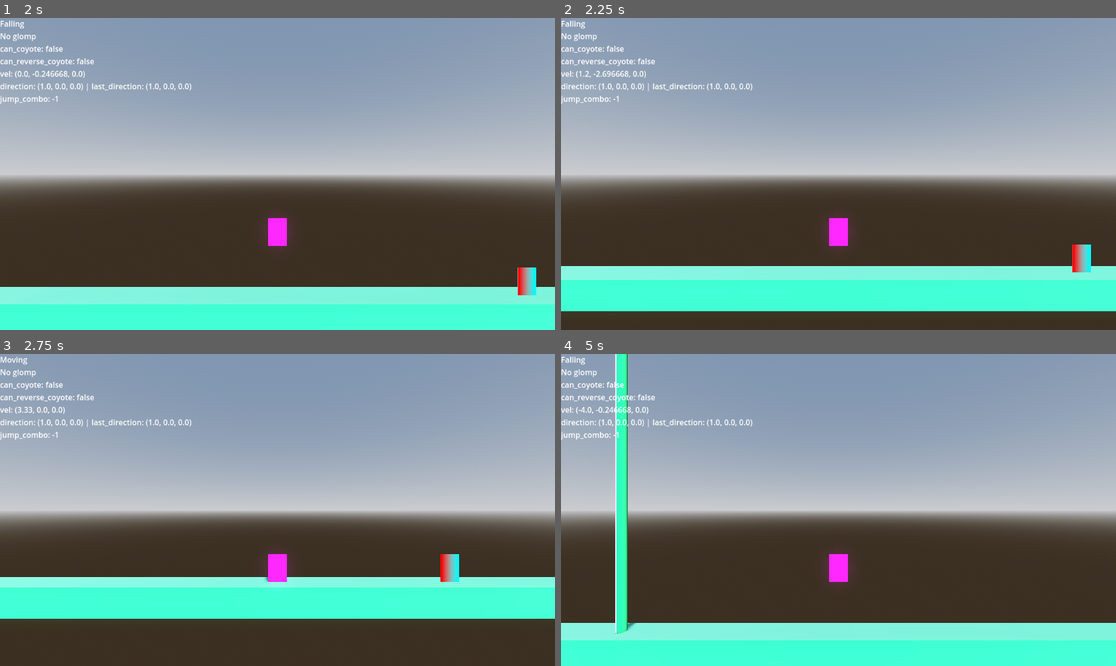
Above: before the commit, frames 1-4 (two rows, left to right).
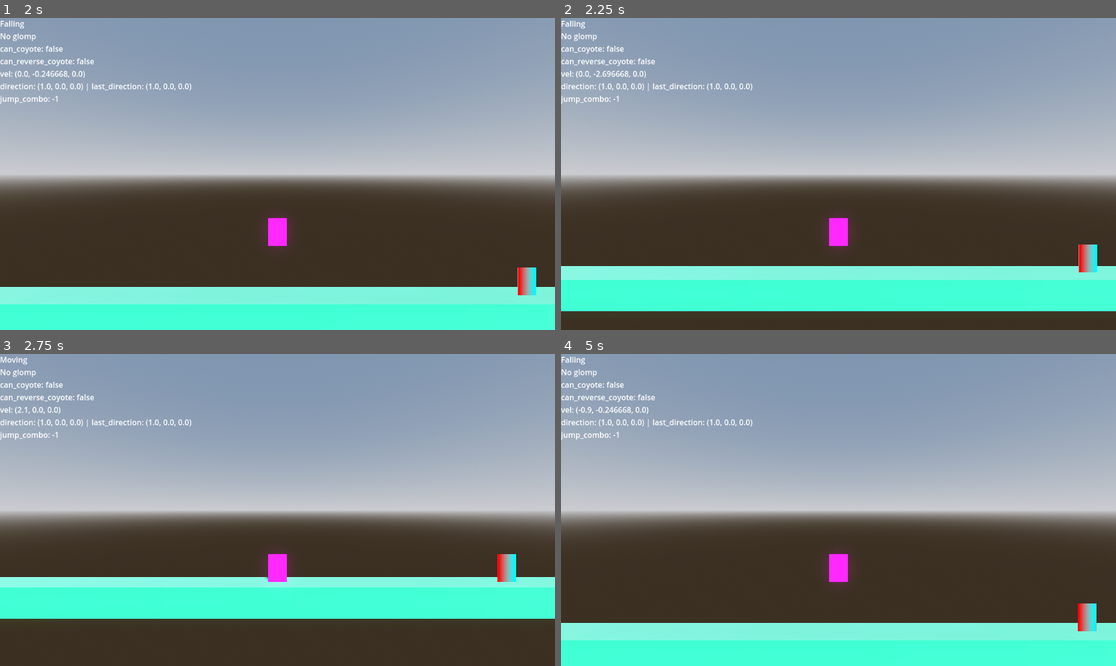
Above: after the commit, the same moments.

Repository: b3e3e3/ultimate-glomp
Game: Godot game, scene res://sandbox.tscn
Two runs of this game, one before a commit and one after it. Both use one fixed random seed, a clock stepped at 60 frames per second and the inputs below.
Inputs (mouse positions are in pixels of both pictures, inside the frame that each line leads up to):
- Up to frame 1 (2 s): tap Enter at 0.5, 1.35 s; move the mouse to (399, 158) at 0.52 s; hold D (move_right) 0.53-1.28 s; click (399, 158) at 0.6 s; tap Space (jump) at 0.77, 1.52 s; move the mouse to (166, 189) at 1.27 s; hold S (move_down) from 1.28 s (still down)
- Up to frame 2 (2.25 s): move the mouse to (894, 105) at 2.02 s; release S (move_down) at 2.03 s; hold D (move_right) from 2.03 s (still down); tap Keypad Enter at 2.1 s
- Up to frame 3 (2.75 s): keep holding D (move_right)
- Up to frame 4 (5 s): move the mouse to (810, 572) at 2.77 s; release D (move_right) at 2.78 s; hold W (move_up) 2.78-3.53 s; tap C at 2.85 s; click (810, 572) at 2.92 s; tap Space (jump) at 3.02, 3.5, 3.77, 4.52 s; move the mouse to (1005, 556) at 3.52 s; hold A (move_left) from 3.53 s (still down); tap Tab at 3.6 s; move the mouse to (672, 463) at 4.27 s; tap R at 4.35 s

Frame 1 is identical in both runs. In frame 2, 0.4% of the frame differs, in the area x 3-97%, y 16-82%; in frame 3, 0.7%; in frame 4, 2.3%, in the area x 3-97%, y 0-90%.
Error in both runs: Invalid call. Nonexistent function 'control_direction' in base 'Node (PlayerController)'. (res://character/player/state/_player_state.gd:30)

Commit message:
retired data passthrough for speed/accel/decel and opted to update it every frame

Diff:
--- a/character/player/state/falling.gd
+++ b/character/player/state/falling.gd
@@ -23,7 +23,6 @@
 
 var climb_hopping: bool = false
 
-
 func on_enter(_previous_state: State, data := {}) -> void:
 	character.gravity_enabled = true
 	character.move_enabled = true
@@ -34,9 +33,7 @@
 
 	character.remaining_jumps = data.get(&'jumps', 0)
 
-	_speed = data.get(&"air_move_speed", character.get_speed())
-	_accel = data.get(&"air_accel_speed", character.get_accel_speed())
-	_decel = data.get(&"air_decel_speed", character.get_decel_speed())
+	print("ONFLOUR? ", character.is_on_floor())
 
 	if can_coyote:
 		# disable coyote timer after <coyote_time> seconds
@@ -50,6 +47,10 @@
 
 func on_physics_update(delta: float) -> void:
 	super.on_physics_update(delta)
+
+	_speed = character.get_speed()
+	_accel = character.get_accel_speed()
+	_decel = character.get_decel_speed()
 
 	var hor := controller.get_horizontal_input()
 
@@ -84,4 +85,4 @@
 		# for some reason, this makes us jump way too far when jumping off from climbing
 		# without holding a direction down
 		if hor != 0:
-			player.move(hor, character.get_speed(), accel, _decel)
+			player.horizontal_move(hor, character.get_speed(), accel, _decel)
